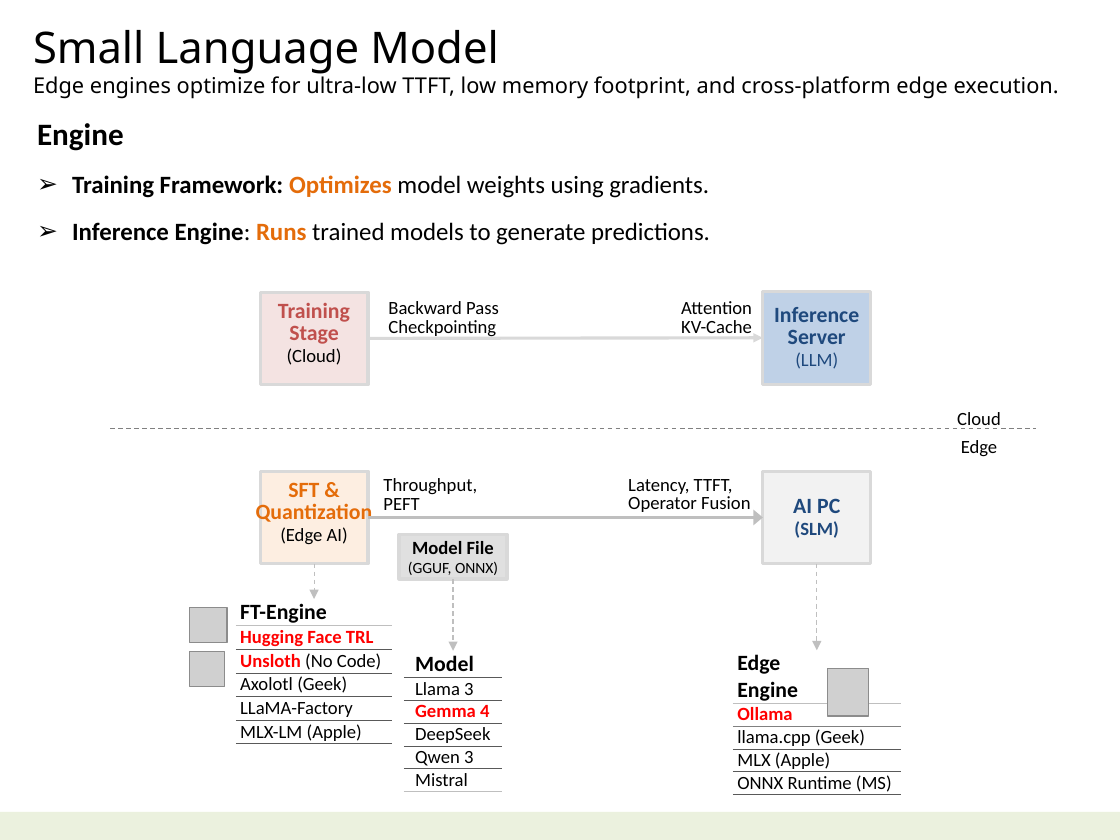
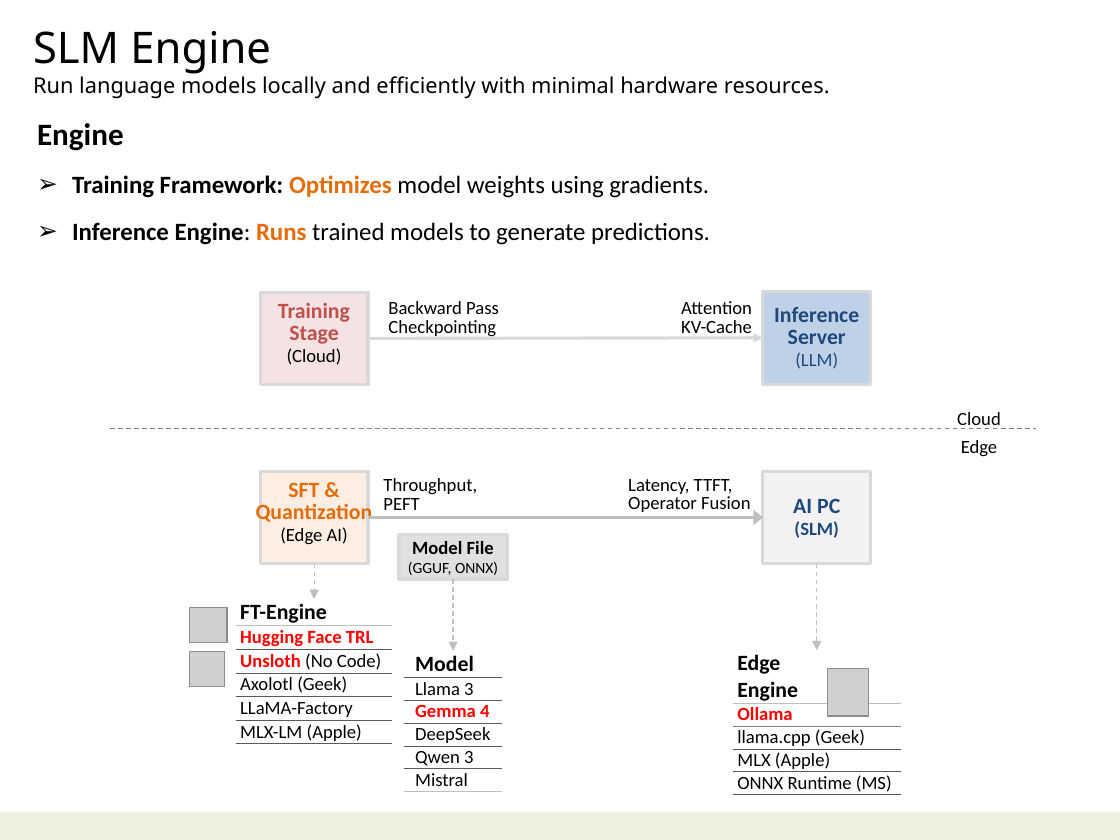
Before and after one commit to navibator/crazy-ai, a slide deck: slide 7 of ai-gemma.pptx. Drawn at 1120x840 pixels with LibreOffice and Linux fonts; fonts in the diff are those of the drawing; grey boxes stand for pictures. Boxes give left, top, right and bottom in pixels: in the first picture for what was removed or moved away, otherwise in the second. Text is boxed around its words. In the diff, an @@ line names an element or a change of style, - is before the commit and + after.

```diff
--- a/ai-gemma.pptx
+++ b/ai-gemma.pptx
@@ text at (33, 31, 830, 99): text changed @@
-Small Language Model
-Edge engines optimize for ultra-low TTFT, low memory footprint, and cross-platform edge execution.
+SLM Engine
+Run language models locally and efficiently with minimal hardware resources.
```
Also in this commit, not shown: 3 other slides changed, 2 slides added, 1 slide removed.
